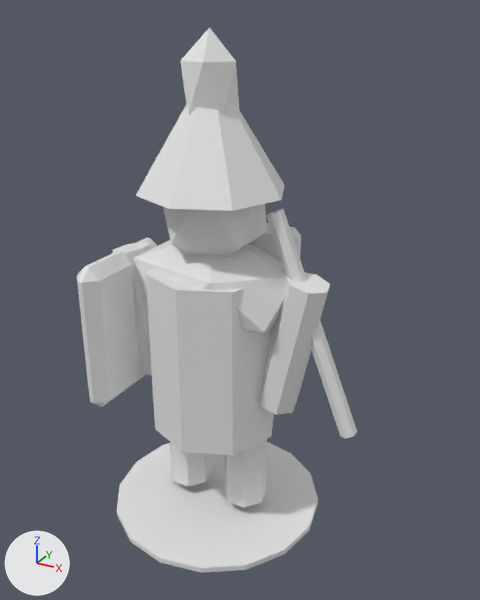
The FBX model Assets/Art/Models/Generated/Knight.fbx as it was, and as the next commit left it.
Camera for both pictures: a 50 mm lens placed at (1.33, -2.19, 2.16), pointed at (0.12, 0.0, 1.07). The lights are fixed; the arrows at lower left show +X, +Y and +Z. The older version comes first. Where no turn or scale is listed for an object, it has been applied to the vertices.

Objects in the first picture: 'Arm', 'Arm.001', 'BlobShadow', 'Body', 'Crest', 'Head', 'Helmet', 'Leg', 'Leg.001', 'Shield', 'Shoulders', 'Weapon' and 1 more.
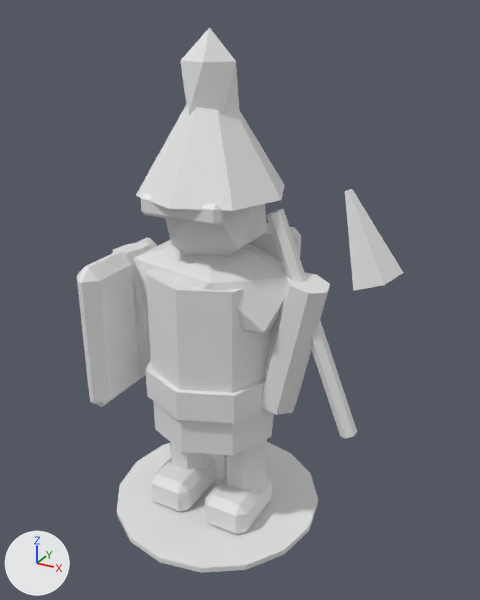
Patch to the scene script:
```diff
--- a/Assets/Art/Models/Generated/Knight.fbx.py
+++ b/Assets/Art/Models/Generated/Knight.fbx.py
@@ mat_dc_metal @@
+mat_dc_metal = principled_material('DC_Metal')
+mat_dc_metal.base_color = (0.8, 0.8, 0.8)  # white #e7e7e7
@@ me_boot_mesh_001 @@
+me_boot_mesh_001.from_pydata(...)  # 24 vertices, 26 faces; spans x -0.105..0.105, y -0.16..0.16, z -0.085..0.085
+me_boot_mesh_001.materials.append(mat_dc_stone)  # white #e7e7e7
@@ me_weaponblade_mesh @@
+me_weaponblade_mesh.from_pydata([(0.064, 0.1, -0.158), (-0.064, 0.015, 0.158), (0.152, 0.031, -0.122), (-0.05, 0.005, 0.163), (0.118, -0.081, -0.136), (-0.056, -0.012, 0.161), (0.009, -0.081, -0.18), (-0.072, -0.012, 0.154), (-0.024, 0.031, -0.193), (-0.077, 0.005, 0.152)], [], [(0, 1, 3, 2), (2, 3, 5, 4), (4, 5, 7, 6), (3, 1, 9, 7, 5), (6, 7, 9, 8), (8, 9, 1, 0), (0, 2, 4, 6, 8)])
+me_weaponblade_mesh.materials.append(mat_dc_metal)  # white #e7e7e7
@@ me_visor_mesh @@
+me_visor_mesh.from_pydata(...)  # 24 vertices, 26 faces; spans x -0.17..0.17, y -0.028..0.028, z -0.04..0.04
+me_visor_mesh.materials.append(mat_dc_metal)  # white #e7e7e7
@@ me_belt_mesh @@
+me_belt_mesh.from_pydata(...)  # an 8-sided cylinder along z spanning x -0.305..0.305, y -0.305..0.305, z -0.065..0.065
+me_belt_mesh.materials.append(mat_dc_stone)  # white #e7e7e7
@@ ob_boot_001 @@
+ob_boot_001 = bpy.data.objects.new('Boot.001', me_boot_mesh_001)
+ob_boot_001.location = (0.15, -0.055, 0.1)
@@ ob_boot @@
+ob_boot = bpy.data.objects.new('Boot', me_boot_mesh_001.copy())
+ob_boot.location = (-0.15, -0.055, 0.1)
@@ ob_weaponblade @@
+ob_weaponblade = bpy.data.objects.new('WeaponBlade', me_weaponblade_mesh)
+ob_weaponblade.location = (0.62, 0.0, 1.42)
@@ ob_visor @@
+ob_visor = bpy.data.objects.new('Visor', me_visor_mesh)
+ob_visor.location = (0.0, -0.225, 1.49)
@@ ob_belt @@
+ob_belt = bpy.data.objects.new('Belt', me_belt_mesh)
+ob_belt.location = (0.0, 0.0, 0.69)
```

What differs and where, as boxes [x1, y1, x2, y2] in the pictures (480 x 600 px):
'Belt', added
    after: [146, 359, 265, 423]
'WeaponBlade', added
    after: [345, 189, 403, 291]
'Boot.001', added
    after: [205, 473, 272, 534]
'Boot', added
    after: [151, 454, 217, 512]
'Visor', added
    after: [140, 193, 223, 227]
